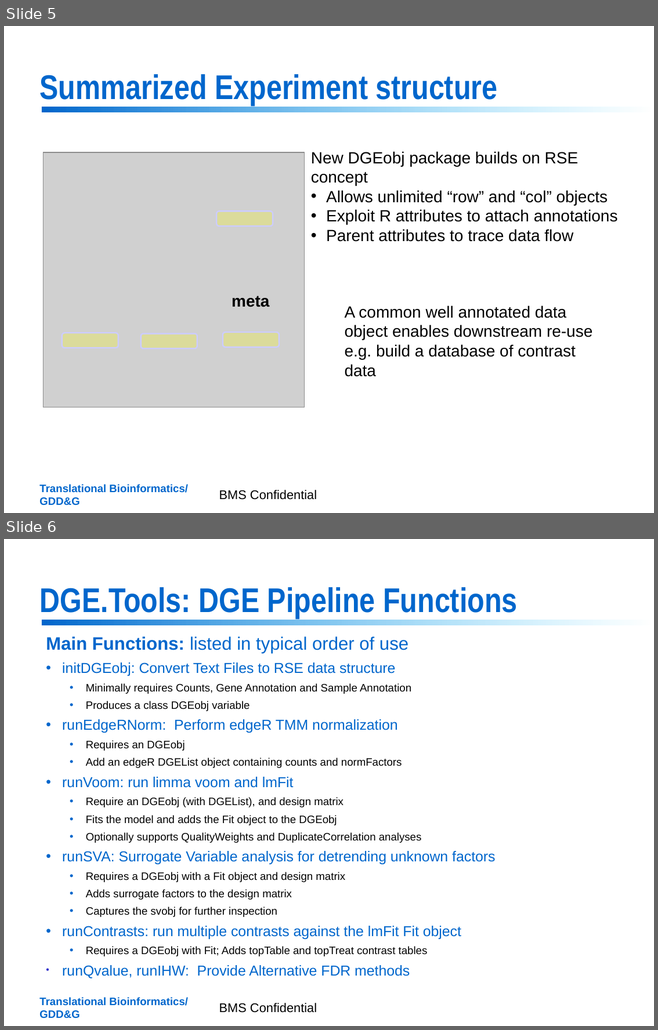
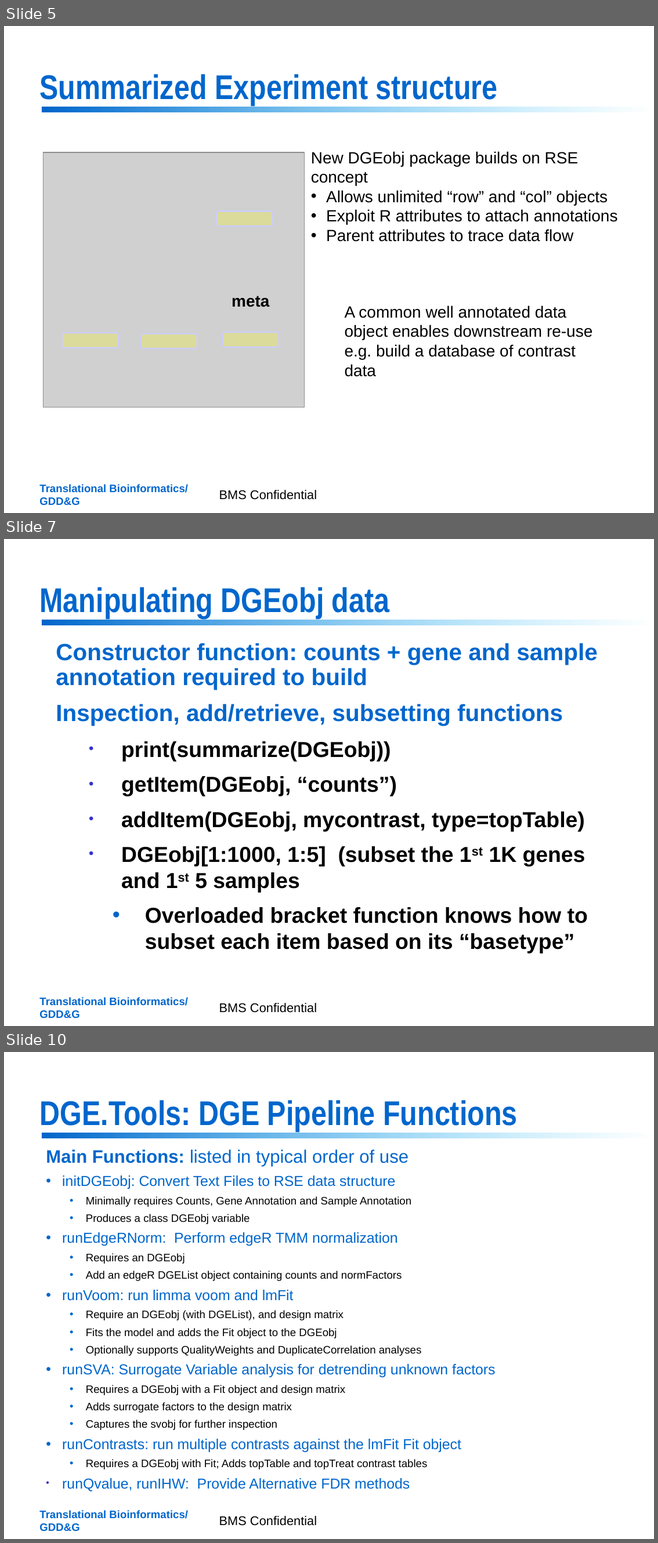
Before and after one commit to jrthompson54/DGE.Tools2, a slide deck: DGE_Tools Rollout 2017.pptx. Shown one above the other, each under a label of ours: slides 5 and 6 before the commit, slides 5, 7 and 10 after it; the slides between them are not shown. The pictures are 658x1030 and 658x1543 pixels, drawn with LibreOffice and Linux fonts; fonts in the diff are those of the drawing; grey boxes stand for pictures; background and template pictures are left out. Boxes give left, top, right and bottom in pixels: in the first picture for what was removed or moved away, otherwise in the second. Text is boxed around its words. In the diff, an @@ line names an element or a change of style, - is before the commit and + after.

```diff
--- a/DGE_Tools Rollout 2017.pptx
+++ b/DGE_Tools Rollout 2017.pptx
@@ slide 7 added at bbox=[4, 539, 654, 1026], background picture (left out); not listed: 2 template elements that a slide beside it also shows @@
@@ title added at bbox=[40, 587, 390, 618], 38 pt, text #0066CC, bold @@
+Manipulating DGEobj data
@@ text added at bbox=[56, 643, 597, 954], 24 pt, text #000000, bold @@
+Constructor function: counts + gene and sample annotation required to build
+Inspection, add/retrieve, subsetting functions
+  • print(summarize(DGEobj))
+  • getItem(DGEobj, “counts”)
+  • addItem(DGEobj, mycontrast, type=topTable)
+  • DGEobj[1:1000, 1:5] (subset the 1st 1K genes and 1st 5 samples
+    • Overloaded bracket function knows how to subset each item based on its “basetype”
@@ text added at bbox=[219, 1003, 317, 1013], 14 pt, text #000000 @@
+BMS Confidential
@@ what was slide 6 is now slide 10 @@
```
Also in this commit, not shown: 2 slides changed, 3 other slides added, 3 other files.
